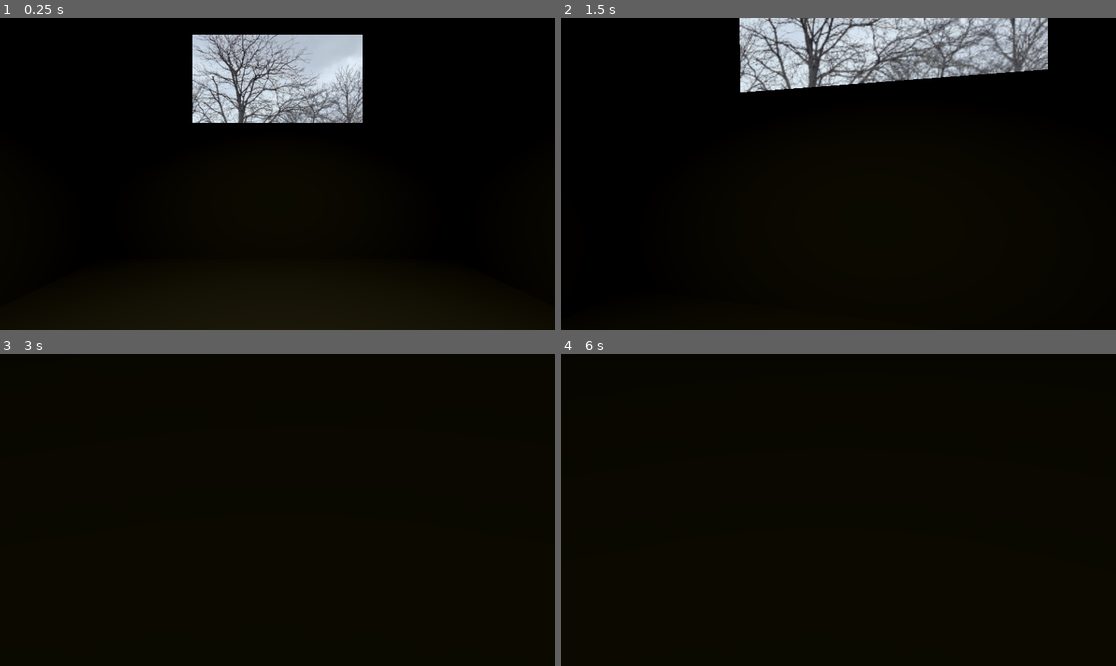
Above: before the commit, frames 1-4 (two rows, left to right).
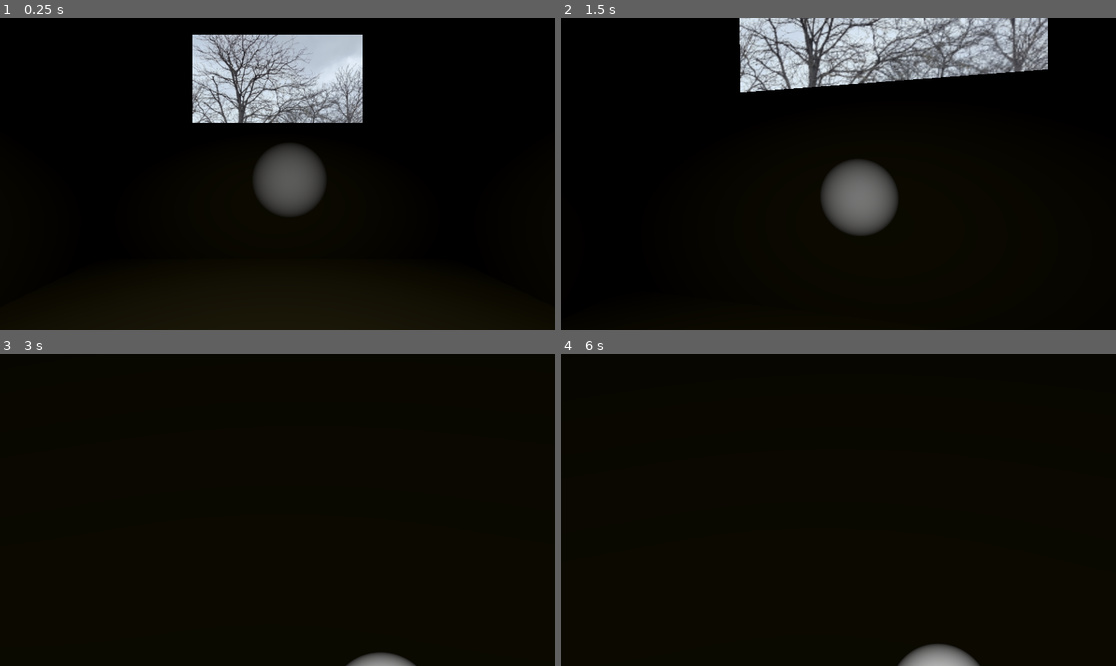
Above: after the commit, the same moments.

Repository: Nawreua/pizza-doggy-jam-4
Game: Godot game, scene res://levels/room213/room213.tscn
Same seed, same stepped clock (60 frames per second), same inputs: the game is played once before the commit and once after it. Video files are missing from this copy of the repository; at most half a second of black plays in their place. Sound files missing from this copy of the repository are replaced by a short silence.
Inputs (mouse positions are in pixels of both pictures, inside the frame that each line leads up to):
- Up to frame 1 (0.25 s): no input
- Up to frame 2 (1.5 s): tap Enter at 0.5 s; move the mouse to (866, 174) at 0.52 s; hold E (action_light, bound only after the commit) 0.53-1.28 s; hold W (move_forward) from 0.53 s (still down); move the mouse to (810, 174) at 1.27 s; tap E (action_light, bound only after the commit) at 1.35 s
- Up to frame 3 (3 s): keep holding W (move_forward); move the mouse to (288, 503) at 2.02 s; hold E (action_light, bound only after the commit) 2.03-2.78 s; tap Space at 2.75 s; move the mouse to (271, 516) at 2.77 s; tap E (action_light, bound only after the commit) at 2.85 s
- Up to frame 4 (6 s): tap Enter at 3.5, 5 s; move the mouse to (877, 513) at 3.52 s; hold E (action_light, bound only after the commit) 3.53-4.28 s; tap Space at 4.25, 5.75 s; move the mouse to (794, 506) at 4.27 s; tap E (action_light, bound only after the commit) at 4.35, 5.85 s; move the mouse to (844, 510) at 5.02 s; hold E (action_light, bound only after the commit) 5.03-5.78 s; move the mouse to (816, 503) at 5.77 s; release W (move_forward) at 5.78 s; hold D (turn_right) from 5.78 s (still down)

The runs differ from the first frame. In frame 1, 2.4% of the frame differs, in the area x 45-59%, y 40-64%; in frame 2, 2.7%, in the area x 46-61%, y 45-70%; in frame 3, 0.4%; in frame 4, 0.7%.

Commit message:
player: add torchlight gameplay

Diff:
--- a/project.godot
+++ b/project.godot
@@ -42,6 +42,11 @@
 "events": [Object(InputEventKey,"resource_local_to_scene":false,"resource_name":"","device":-1,"window_id":0,"alt_press …(195 unchanged characters)…
 ]
 }
+action_light={
+"deadzone": 0.2,
+"events": [Object(InputEventKey,"resource_local_to_scene":false,"resource_name":"","device":-1,"window_id":0,"alt_pressed":false,"shift_pressed":false,"ctrl_pressed":false,"meta_pressed":false,"pressed":false,"keycode":0,"physical_keycode":69,"key_label":0,"unicode":101,"location":0,"echo":false,"script":null)
+]
+}
 
 [physics]
 
--- a/scenes/player/player.gd
+++ b/scenes/player/player.gd
@@ -10,7 +10,7 @@
 @export var vertical_sens: float = 0.003
 
 @onready var head = $Head
-
+@onready var light = $Head/SpotLight3D
 @onready var audio = $AudioStreamPlayer3D
 
 func capture_mouse():
@@ -33,6 +33,9 @@
 		head.rotation.y = clamp(head.rotation.y, deg_to_rad(-60.0), deg_to_rad(60.0))
 
 	if event is InputEventKey:
+		# Switch torchlight
+		if event.is_action_pressed(&"action_light"):
+			light.visible = not light.visible
 		# Quit the game
 		if event.is_action_pressed(&"exit"):
 			get_tree().quit()
--- a/scenes/player/player.tscn
+++ b/scenes/player/player.tscn
@@ -13,6 +13,11 @@
 [node name="Head" type="Camera3D" parent="." unique_id=1392039368]
 transform = Transform3D(1, 0, 0, 0, 1, 0, 0, 0, 1, 0, 0.79644936, -0.19955763)
 
+[node name="SpotLight3D" type="SpotLight3D" parent="Head" unique_id=940300896]
+transform = Transform3D(1, 0, 0, 0, 0.9961947, -0.08715574, 0, 0.08715574, 0.9961947, 0.13650554, -0.28381395, 0.10817179)
+spot_range = 7.0
+spot_angle = 10.0
+
 [node name="CollisionShape3D" type="CollisionShape3D" parent="." unique_id=1276230510]
 transform = Transform3D(1, 0, 0, 0, 1, 0, 0, 0, 1, 0.0015869141, 0.41975832, -0.17218712)
 shape = SubResource("BoxShape3D_8afob")
